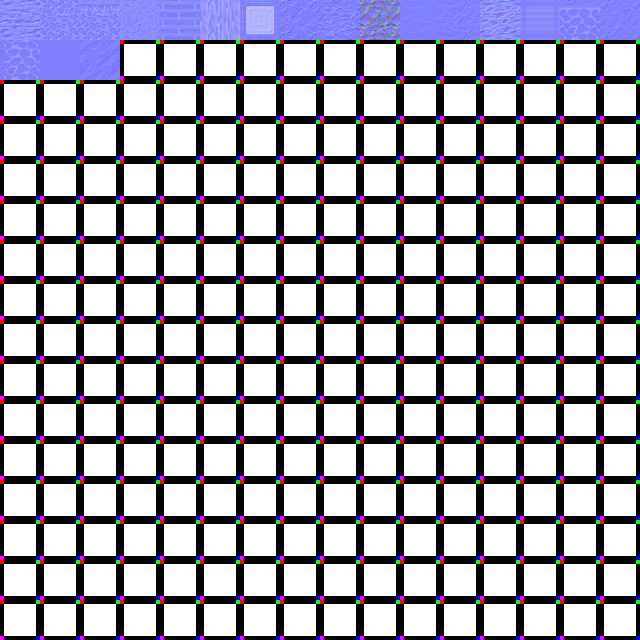
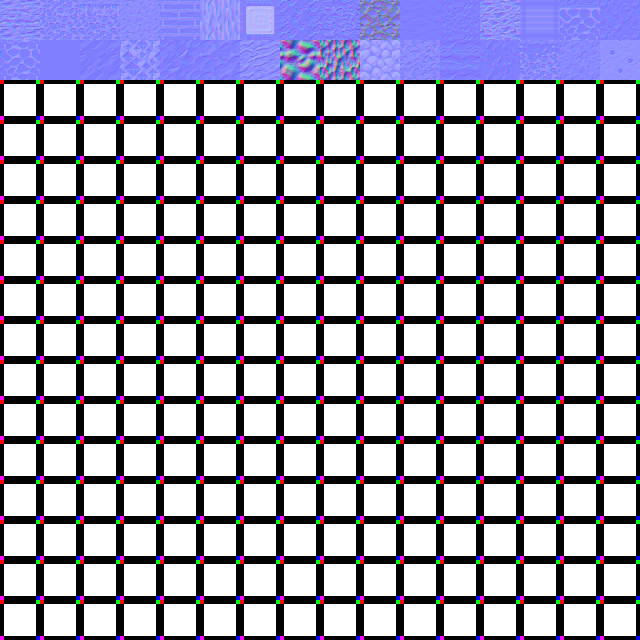
Revision of a layered 640 x 640 image; what changed, layer by layer:
painted on "Arrière-plan" over 120, 40, 640, 80
